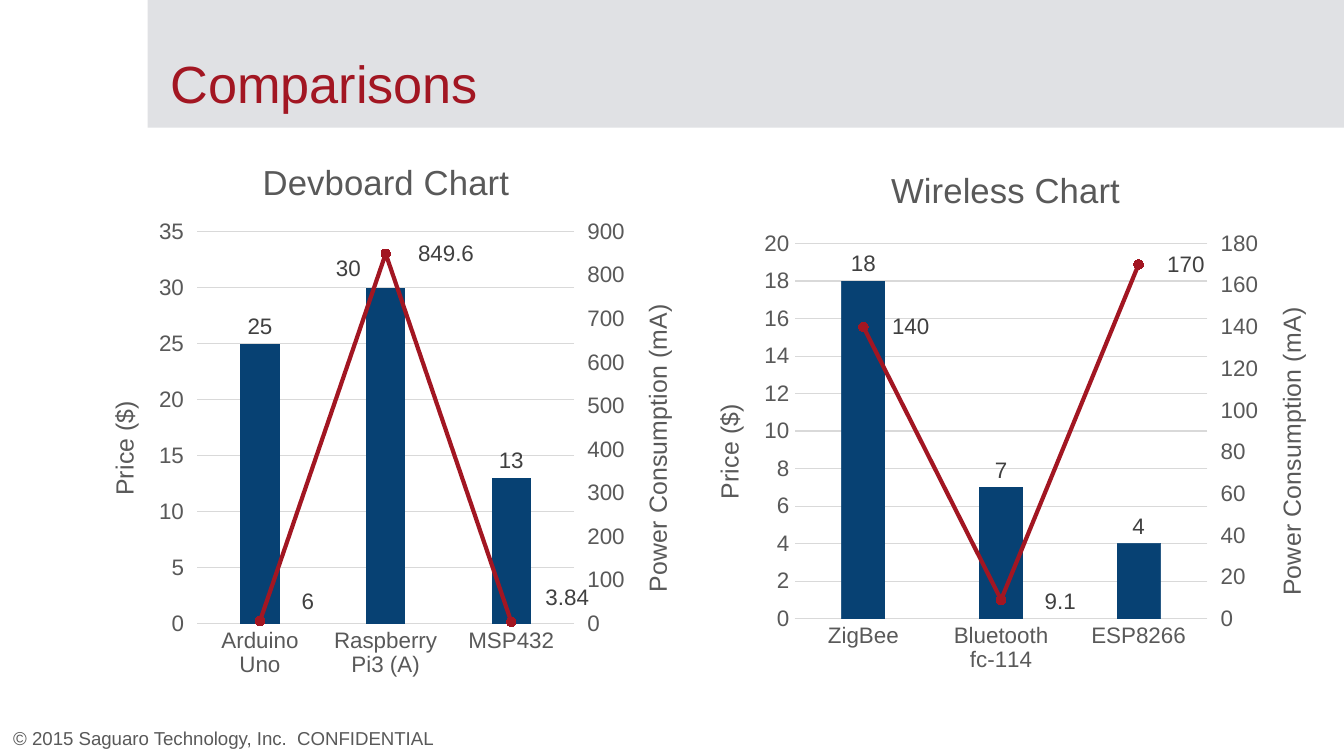
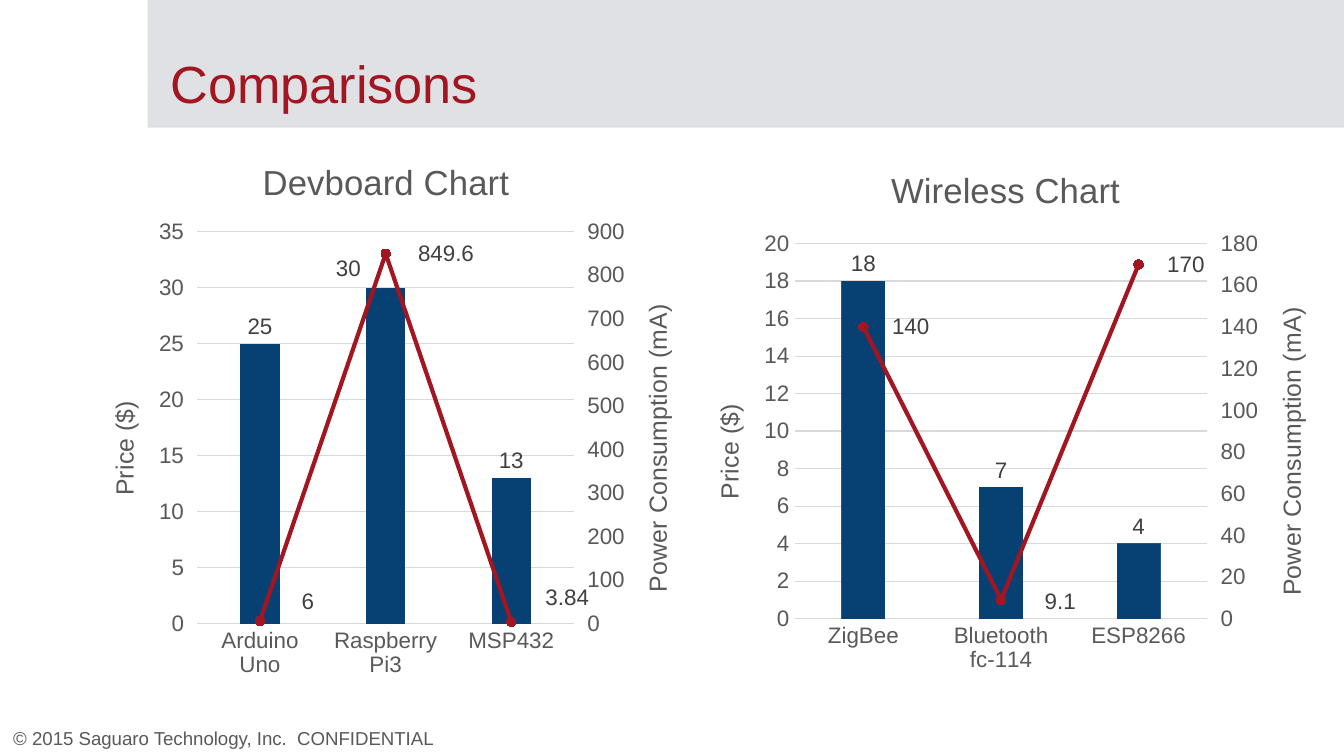
Before and after one commit to mememihnea/LicentaCod, a slide deck: slide 7 of Documentatie/Template.pptx. Drawn at 1344x756 pixels with LibreOffice and Linux fonts; fonts in the diff are those of the drawing; background and template pictures are left out. Boxes give left, top, right and bottom in pixels: in the first picture for what was removed or moved away, otherwise in the second. Text is boxed around its words. In the diff, an @@ line names an element or a change of style, - is before the commit and + after.

Commit message:
Prezentare + New Arduino Code
Afiseaza bine
Still needs to be done:
-> connecting just once

```diff
--- a/Documentatie/Template.pptx
+++ b/Documentatie/Template.pptx
@@ column chart at <box>81,138,694,688</box> @@
-categories: Arduino Uno, Raspberry Pi3 (A), MSP432
+categories: Arduino Uno, Raspberry Pi3, MSP432
```
Also in this commit, not shown: 1 other slide changed, 2 slides added, 1 slide removed, 3 other files.
